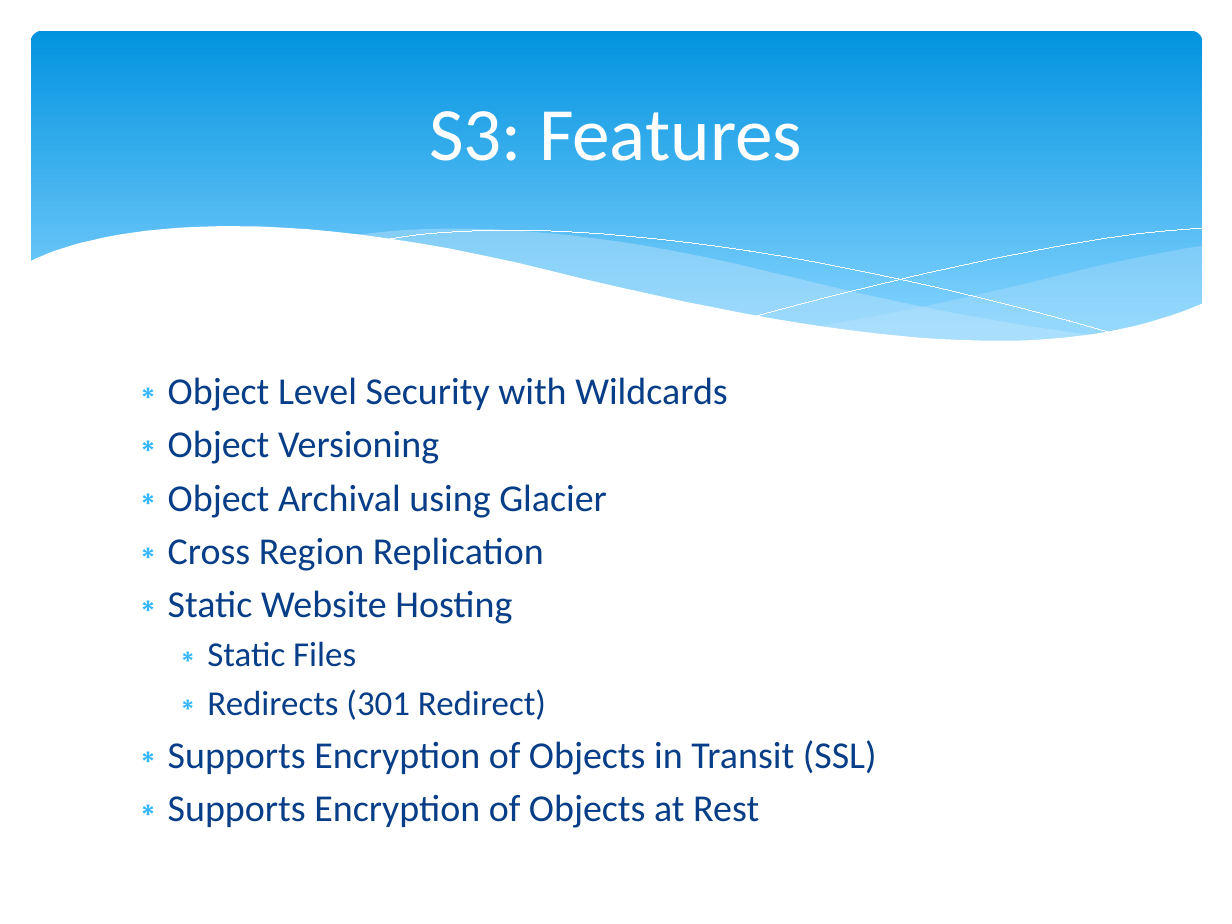
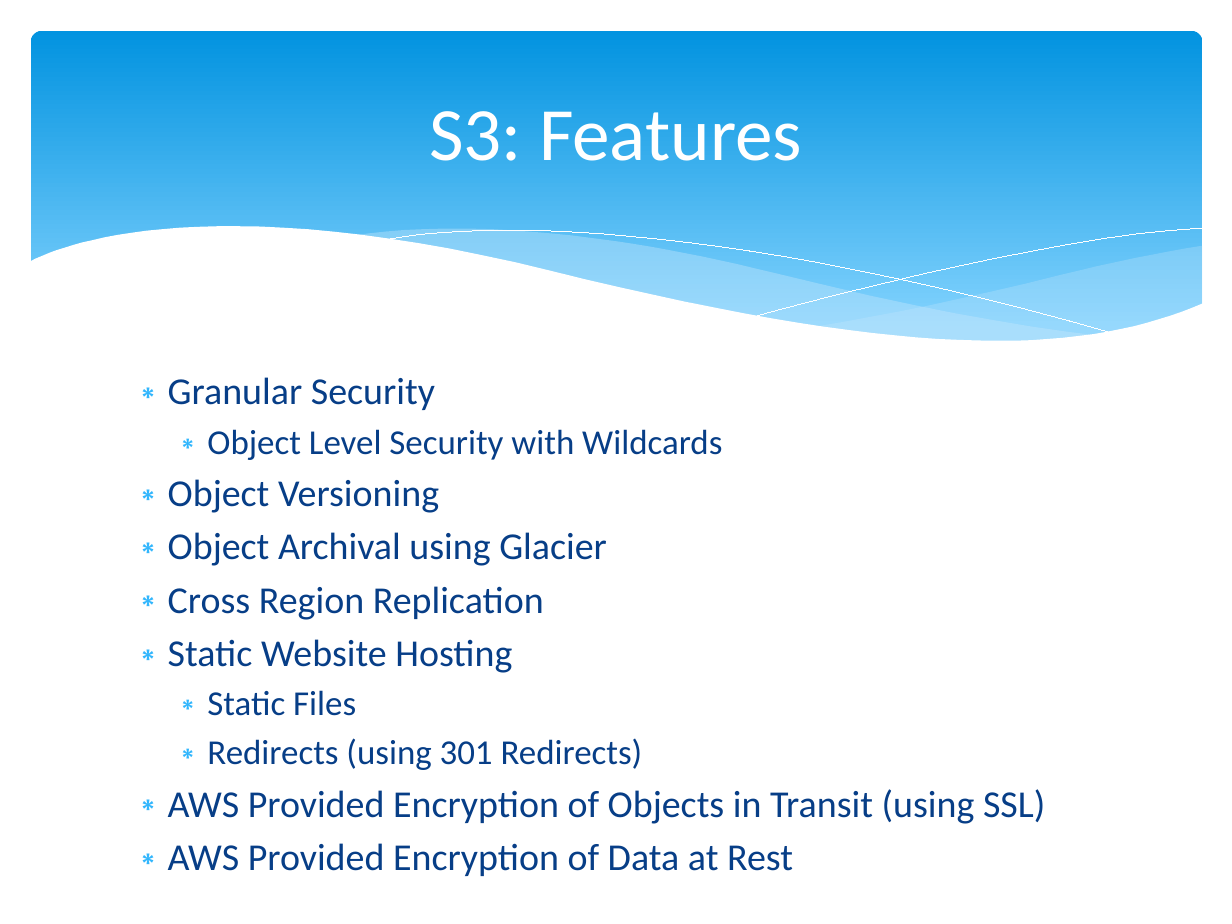
Before and after one commit to cloudavail/awstraining, a slide deck: slide 3 of aws-s3/aws-s3.pptx. Drawn at 1232x924 pixels with LibreOffice and Linux fonts; fonts in the diff are those of the drawing. Boxes give left, top, right and bottom in pixels: in the first picture for what was removed or moved away, otherwise in the second. Text is boxed around its words. In the diff, an @@ line names an element or a change of style, - is before the commit and + after.

```diff
--- a/aws-s3/aws-s3.pptx
+++ b/aws-s3/aws-s3.pptx
@@ text at (168,377,435,410): paragraph added @@
+∗ Granular Security
@@ text at (207,429,722,460): size 22.2 to 20.4 pt in "Object Level Security with Wildcards"; list level 1 to 2 in "Object Level Security with Wildcards" @@
@@ text at (168,738,1045,876): text changed @@
-  ∗ Redirects (301 Redirect)
-∗ Supports Encryption of Objects in Transit (SSL)
-∗ Supports Encryption of Objects at Rest
+  ∗ Redirects (using 301 Redirects)
+∗ AWS Provided Encryption of Objects in Transit (using SSL)
+∗ AWS Provided Encryption of Data at Rest
```
Also in this commit, not shown: 8 other slides changed, 2 slides added.
